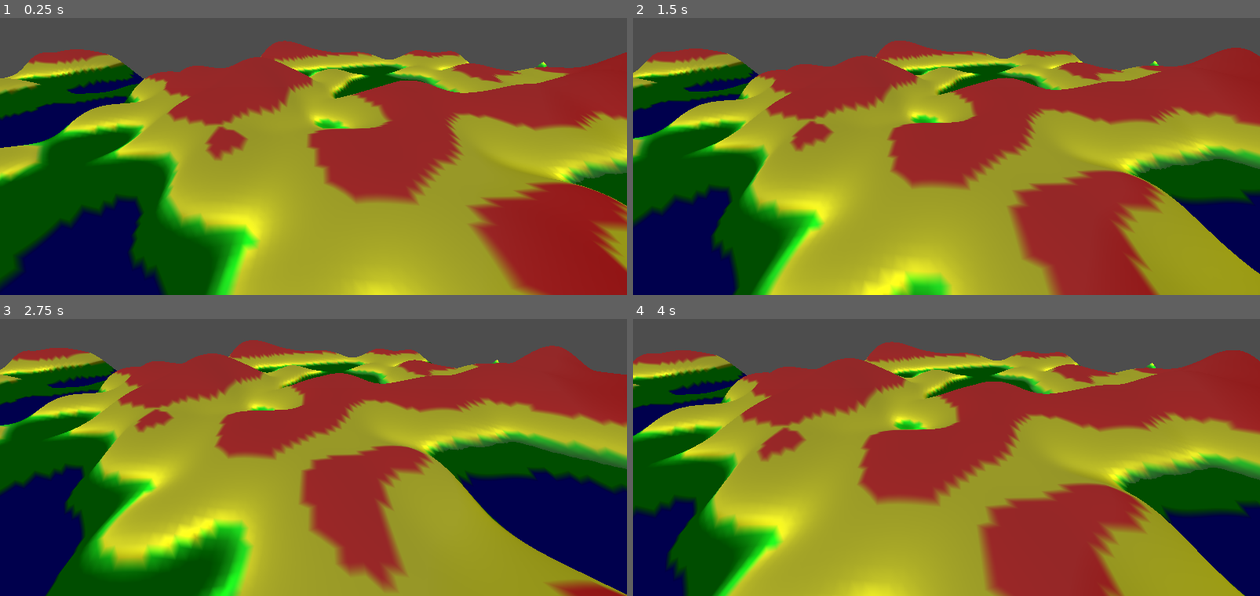
Above: before the commit, frames 1-4 (two rows, left to right).
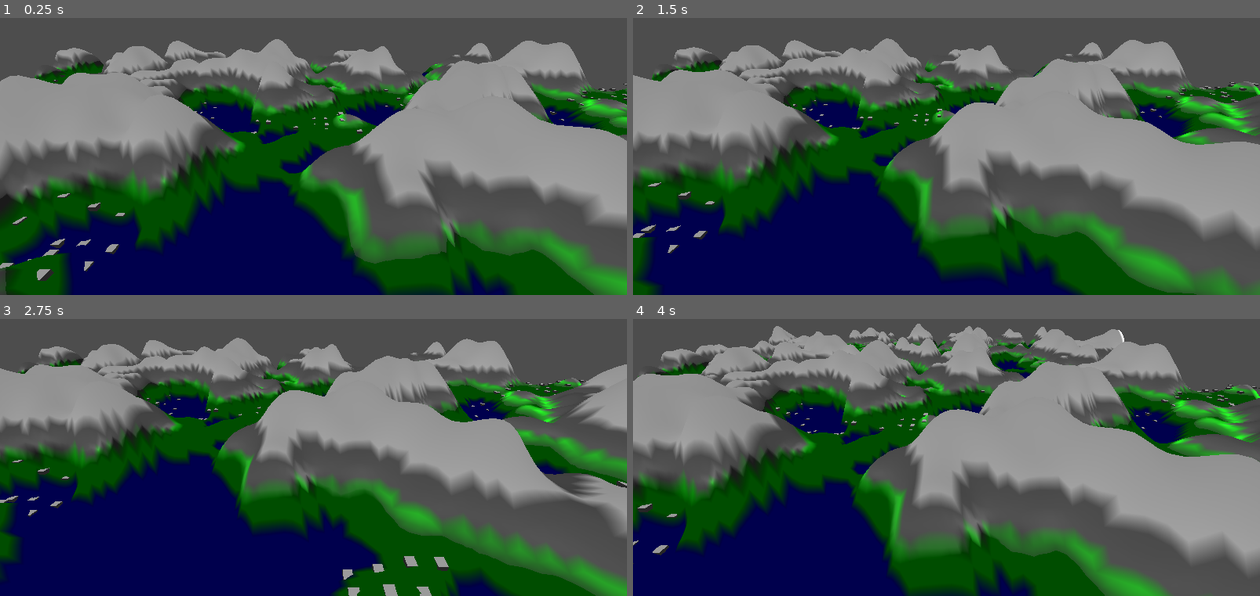
Above: after the commit, the same moments.

Repository: tommyrobot666/pod-studios-mobile-game
Game: Godot game, scene res://level.tscn
Same seed, same stepped clock (60 frames per second), same inputs: the game is played once before the commit and once after it. The project has no main scene, so this scene is started directly.
Inputs:
- Up to frame 1 (0.25 s): no input
- Up to frame 2 (1.5 s): tap Enter at 0.5 s; hold Right (ui_right) 0.53-1.28 s; hold Down (ui_down) from 1.28 s (still down)
- Up to frame 3 (2.75 s): release Down (ui_down) at 2.03 s; hold Right (ui_right) from 2.03 s (still down)
- Up to frame 4 (4 s): release Right (ui_right) at 2.78 s; hold Up (ui_up) 2.78-3.53 s; hold Left (ui_left) from 3.53 s (still down)

The runs differ from the first frame. In frame 1, 81% of the frame differs, in the area x 0-100%, y 7-100%; in frame 2, 83%; in frame 3, 83%; in frame 4, 88%, in the area x 0-100%, y 1-100%.

Commit message:
added a chunk generator (works)

Diff:
--- a/level.tscn
+++ b/level.tscn
@@ -1,17 +1,19 @@
-[gd_scene load_steps=5 format=3 uid="uid://pjmsvh0g32cc"]
+[gd_scene load_steps=6 format=3 uid="uid://pjmsvh0g32cc"]
 
 [ext_resource type="Material" uid="uid://byn1qr0hjkpio" path="res://world-generator/core/new_shader_material.tres" id="1_oi3di"]
 [ext_resource type="Script" uid="uid://dgyk0e48hj6e7" path="res://world-generator/test_world_generation.gd" id="1_vonw3"]
 [ext_resource type="Script" uid="uid://dxbvjyt5ttin8" path="res://debug/camera_3d.gd" id="2_vonw3"]
+[ext_resource type="Script" uid="uid://c6kqnhuytwbqd" path="res://world-generator/core/feature_location.gd" id="4_0b4ue"]
 
 [sub_resource type="Environment" id="Environment_oi3di"]
 ambient_light_color = Color(1, 1, 1, 1)
 
 [node name="Level" type="Node3D"]
 
-[node name="WorldGeneration" type="MeshInstance3D" parent="."]
+[node name="WorldGeneration" type="MeshInstance3D" parent="." node_paths=PackedStringArray("grass_feature_location")]
 material_override = ExtResource("1_oi3di")
 script = ExtResource("1_vonw3")
+grass_feature_location = NodePath("../GrassFeatureLocation")
 
 [node name="Camera3D" type="Camera3D" parent="."]
 transform = Transform3D(1, 0, 0, 0, 0.906308, 0.422618, 0, -0.422618, 0.906308, 0, 100, 0)
@@ -22,3 +24,7 @@
 
 [node name="DirectionalLight3D" type="DirectionalLight3D" parent="."]
 transform = Transform3D(1, 0, 0, 0, -0.258819, 0.965926, 0, -0.965926, -0.258819, 0, 0, 0)
+
+[node name="GrassFeatureLocation" type="Node" parent="."]
+script = ExtResource("4_0b4ue")
+metadata/_custom_type_script = "uid://c6kqnhuytwbqd"
--- a/world-generator/core/chunk_generators_entry.gd
+++ b/world-generator/core/chunk_generators_entry.gd
@@ -1,7 +1,7 @@
 extends RefCounted
 class_name ChunkGeneratorsEntry
 
-var generator:Callable #func(seed:int,chunk_pos:Vector2i,get_mesh_height_at:Callable) -> Array[ChunkGeneratorOutput]
+var generator:Callable #func(seed:int,chunk_pos:Vector2i,get_mesh_height_at:Callable[func(Vector2) -> float]) -> Array[ChunkGeneratorPlacement]
 var instance_scenes:Array[PackedScene] #different varients, like rotations or colors
 var feature_location:FeatureLocation #the node that the generated chunks will be childs of
 
--- a/world-generator/core/world_generation.gd
+++ b/world-generator/core/world_generation.gd
@@ -39,9 +39,17 @@
 	return chunk_node
 
 func generate_chunk(x:int,y:int,seed:int):
+	var heights_of_this_chunk = get_mesh_heights_at(Rect2i(Vector2i(x,y),Vector2.ONE),mesh_detail)
+	var get_mesh_height_at:Callable = func(pos:Vector2):
+		var array_pos := Vector2i(
+		floor(pos.x / CHUNK_SIZE * mesh_detail),
+		floor(pos.y / CHUNK_SIZE * mesh_detail))
+		return heights_of_this_chunk[array_pos.y + array_pos.x*mesh_detail]
+
 	for chunk_generator in chunk_generators:
 		var chunk_node = create_chunk_node(x,y,chunk_generator.feature_location)
-		var placements:Array[ChunkGeneratorPlacement] = chunk_generator.generator.call(seed,Vector2i(x,y),null)
+		var placements:Array[ChunkGeneratorPlacement] = chunk_generator.generator.call(seed,Vector2i(x,y),\
+		get_mesh_height_at)
 		for placement in placements:
 			var new_instance = chunk_generator.instance_scenes[placement.variant].instantiate()
 			new_instance.position = placement.position
@@ -92,7 +100,7 @@
 	var cam:Camera3D = get_tree().root.get_camera_3d()
 	global_position = ((cam.global_position/CHUNK_SIZE).floor() * CHUNK_SIZE) - (Vector3(mesh_size_chunks.x,0,mesh_size_chunks.y)*CHUNK_SIZE/2)
 	global_position.y = 0
-	#update_mesh()
+	update_mesh()
 
 func update_mesh():
 	point_heights = get_mesh_heights_at(Rect2i(position_as_chunk,mesh_size_chunks),mesh_detail)
@@ -117,6 +125,9 @@
 	return noise
 
 
+func add_chunk_generator(entry:ChunkGeneratorsEntry):
+	chunk_generators.append(entry)
+
 
 func get_mesh_heights_at(chunks:Rect2i,detail:int) -> PackedFloat32Array:
 	var heights = PackedFloat32Array()
--- /dev/null
+++ b/world-generator/test_grass.tscn
@@ -0,0 +1,7 @@
+[gd_scene load_steps=2 format=3 uid="uid://d347edoh5acio"]
+
+[sub_resource type="BoxMesh" id="BoxMesh_id240"]
+size = Vector3(5, 1, 5)
+
+[node name="TestGrass" type="MeshInstance3D"]
+mesh = SubResource("BoxMesh_id240")
--- /dev/null
+++ b/world-generator/test_taller_grass.tscn
@@ -0,0 +1,7 @@
+[gd_scene load_steps=2 format=3 uid="uid://j1xskvoptrda"]
+
+[sub_resource type="BoxMesh" id="BoxMesh_4iupm"]
+size = Vector3(5, 3, 5)
+
+[node name="TestTallerGrass" type="MeshInstance3D"]
+mesh = SubResource("BoxMesh_4iupm")
--- a/world-generator/test_world_generation.gd
+++ b/world-generator/test_world_generation.gd
@@ -1,25 +1,30 @@
 extends WorldGeneration
 
-@export var max_camera_dist:float = 100000000:
-	set(x):
-		max_camera_dist = x*x
+@export var grass_feature_location:FeatureLocation
+@export var max_camera_dist:float = 1000
 var noise = create_noise(FastNoiseLite.NoiseType.TYPE_SIMPLEX_SMOOTH,FastNoiseLite.FractalType.FRACTAL_FBM,0.005,3,0.5)
+var grass_noise = create_noise(FastNoiseLite.NoiseType.TYPE_SIMPLEX_SMOOTH,FastNoiseLite.FractalType.FRACTAL_FBM,0.005,3,0.5)
 
 func _ready() -> void:
+	create_mesh(2,200)
+
+	add_chunk_generator(ChunkGeneratorsEntry.new(grass_generator,
+	[preload("res://world-generator/test_grass.tscn"),preload("res://world-generator/test_taller_grass.tscn")],
+	grass_feature_location))
+
+
 	pre_generate_chunks(-1,-1,1,1)
-	create_mesh(2,200)
 	move_to_camera()
-	update_mesh()
 
 func _process(delta: float) -> void:
 	var camera_pos = get_tree().root.get_camera_3d().global_position
-	if (Vector2(camera_pos.x,camera_pos.z) - Vector2(global_position.x,global_position.z)).length_squared() > max_camera_dist:
+	if (global_position-camera_pos).length_squared() > max_camera_dist:
 		move_to_camera()
 
 func get_mesh_heights_at(chunks:Rect2i,detail:int) -> PackedFloat32Array:
 	var heights = PackedFloat32Array()
 	noise.seed = seed
-	var segment_len:float = CHUNK_SIZE/detail
+	var segment_len:Vector2 = chunks.size * CHUNK_SIZE/detail
 	var offset:Vector2 = chunks.position*CHUNK_SIZE
 	for row in range(detail):
 		for column in range(detail):
@@ -34,12 +39,29 @@
 		var height = heights[i]
 		if height > 0:
 			if height > 20:
-				colors.append(Color.RED)
+				colors.append(Color.WHITE)
 			else:
-				colors.append(Color.YELLOW)
+				colors.append(Color.DIM_GRAY)
 		else:
 			if height < -20:
 				colors.append(Color.BLUE)
 			else:
 				colors.append(Color.GREEN)
 	return colors
+
+func grass_generator(seed:int,chunk_pos:Vector2i,get_mesh_height_at:Callable) -> Array[ChunkGeneratorPlacement]:
+	var random = RandomNumberGenerator.new()
+	var placements:Array[ChunkGeneratorPlacement] = []
+	random.seed = seed
+	grass_noise.seed = seed + 123
+	var grass_distance = 15
+	for row in range(int(CHUNK_SIZE/grass_distance)):
+		for column in range(int(CHUNK_SIZE/grass_distance)):
+			var pos = Vector2(row*grass_distance,column*grass_distance)
+			var global_pos = pos + chunk_pos*CHUNK_SIZE
+			var value = grass_noise.get_noise_2dv(global_pos)
+			var height = get_mesh_height_at.call(pos)
+			if value > 0.2 and value < 0.8 and height < 0:
+				placements.append(ChunkGeneratorPlacement.new(Vector3(pos.x,height,pos.y),\
+				1 if random.randf() > 0.5 else 0))
+	return placements
